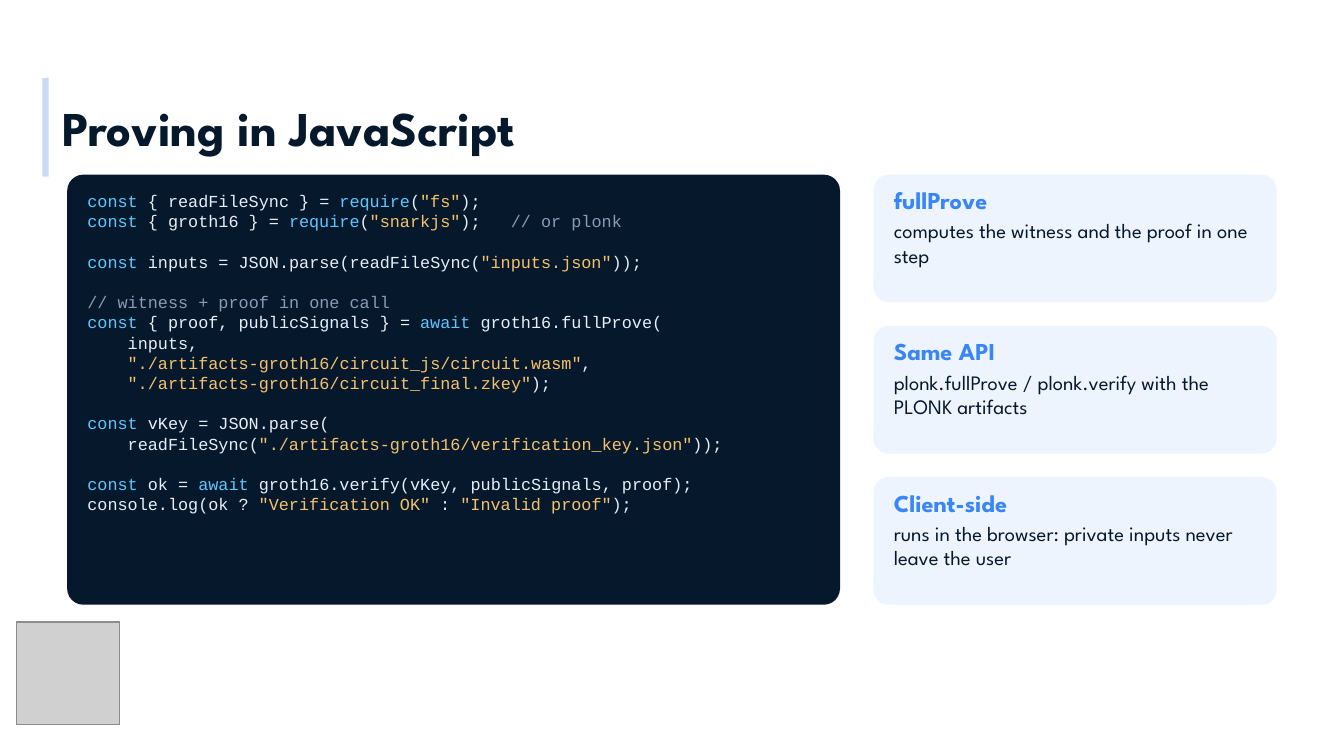
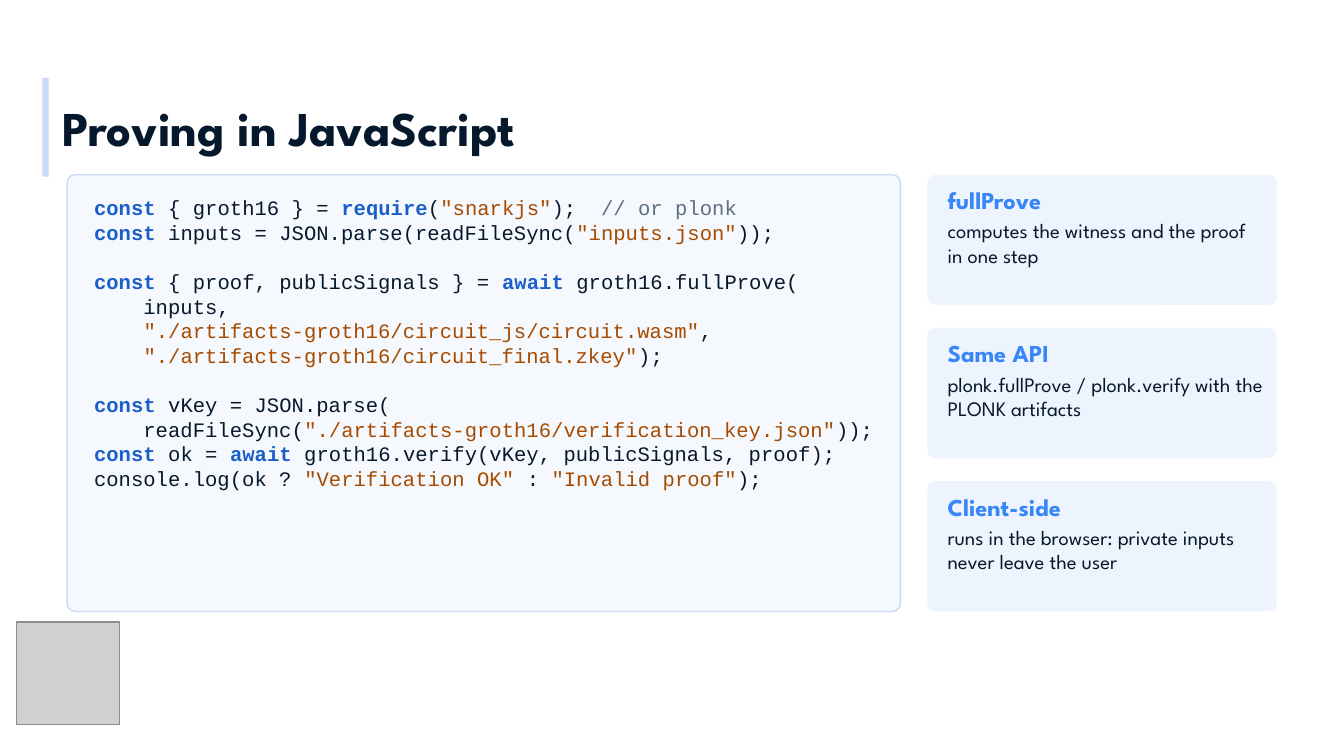
Before and after one commit to radojevicMihailo/ZK-kurs, a slide deck: slide 11 of circom-snarkjs/ZKP MA - Circom i snarkjs.pptx (slide 10 before the commit). Drawn at 1344x756 pixels with LibreOffice and Linux fonts; fonts in the diff are those of the drawing; grey boxes stand for pictures; background and template pictures are left out. Boxes give left, top, right and bottom in pixels: in the first picture for what was removed or moved away, otherwise in the second. Text is boxed around its words. In the diff, an @@ line names an element or a change of style, - is before the commit and + after.

```diff
--- a/circom-snarkjs/ZKP MA - Circom i snarkjs.pptx
+++ b/circom-snarkjs/ZKP MA - Circom i snarkjs.pptx
@@ rounded rectangle: place and size @@
-rounded rectangle at (67,175,840,605)
+rounded rectangle at (67,175,900,612)
@@ rounded rectangle at (67,175,900,612): fill #06182C to #F5F8FD; outline none to #C9DAF8 0.75 pt; proportions changed @@
@@ rounded rectangle: place and size @@
-rounded rectangle at (874,175,1277,302)
+rounded rectangle at (927,175,1277,305)
@@ text at (87,195,480,211): paragraph removed @@
-const { readFileSync } = require("fs");
@@ text "const { groth16 } = ...": place and size @@
-text "const { groth16 } = ..." at (87,195,723,514)
+text "const { groth16 } = ..." at (94,200,873,491)
@@ text "const { groth16 } = ..." at (94,200,873,491): size 9 to 11 pt; text colour #5CC8FF to #1B5EC9, bold on in "const require("snarkjs");", "const", "const await", "const" and 1 more places; text colour #E6EEF8 to #06182C in "{ groth16 } = require("snarkjs");", "inputs = JSON.parse(readFileSync("inputs.json"));", "{ proof, publicSignals } = groth16.fullProve(", "inputs," and 6 more places; text colour #F5C26B to #A64B00 in "require("snarkjs");", "JSON.parse(readFileSync("inputs.json"));", ""./artifacts-groth16/circuit_js/circuit.wasm",", ""./artifacts-groth16/circuit_final.zkey");" and 2 more places; text colour #8A9BB4 to #5E6E84 in "// or plonk" @@
@@ text "fullProve" rewrapped from (894,192,1247,268) to (948,192,1246,268) @@
@@ text at (118,296,390,312): paragraph removed @@
-// witness + proof in one call
@@ rounded rectangle: place and size @@
-rounded rectangle at (874,325,1277,453)
+rounded rectangle at (927,328,1277,458)
@@ text "Same API": place and size @@
-text "Same API" at (894,343,1209,415)
+text "Same API" at (948,345,1263,417)
@@ proportions changed in 3 elements at (927,175,1277,305), (927,328,1277,458), (927,481,1277,612) @@
@@ rounded rectangle: place and size @@
-rounded rectangle at (874,477,1277,605)
+rounded rectangle at (927,481,1277,612)
@@ text "Client-side" rewrapped from (894,495,1233,566) to (948,499,1234,570) @@
```
Also in this commit, not shown: 10 other slides changed, 1 slide added, 1 slide removed, 6 other files.
